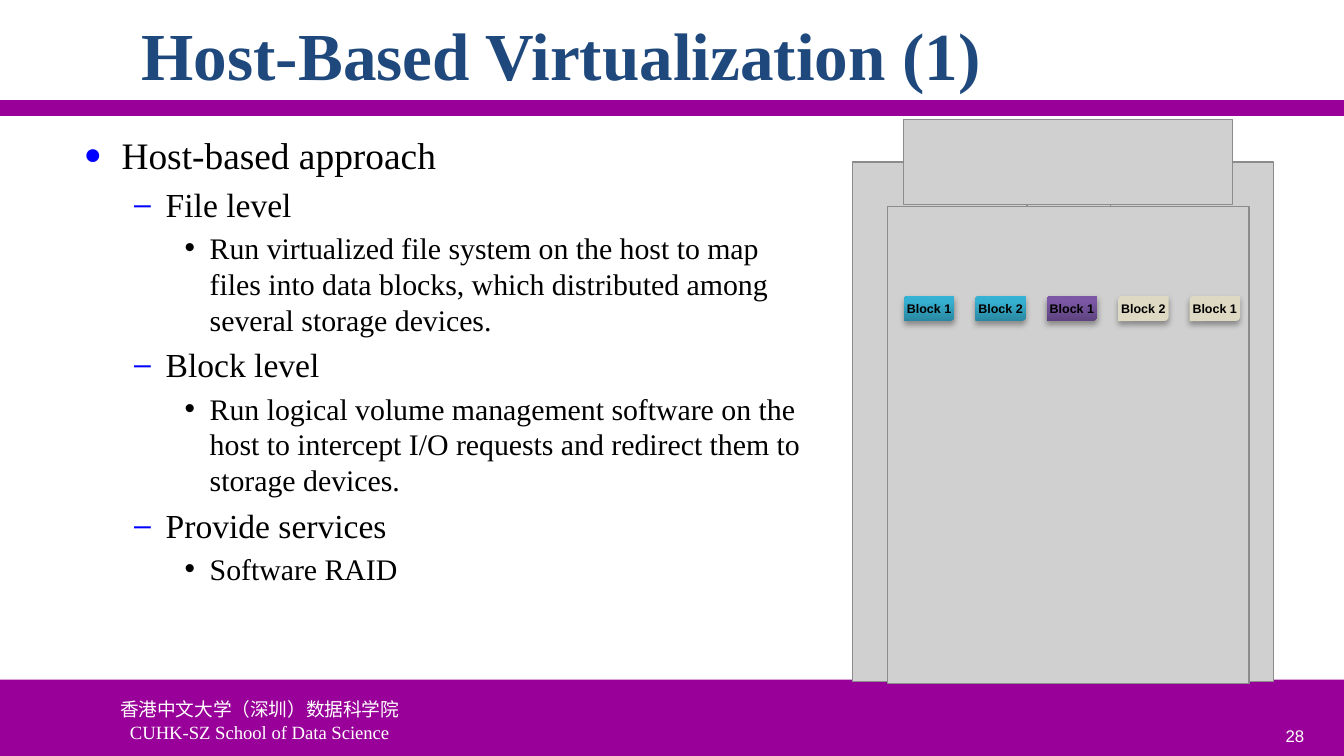
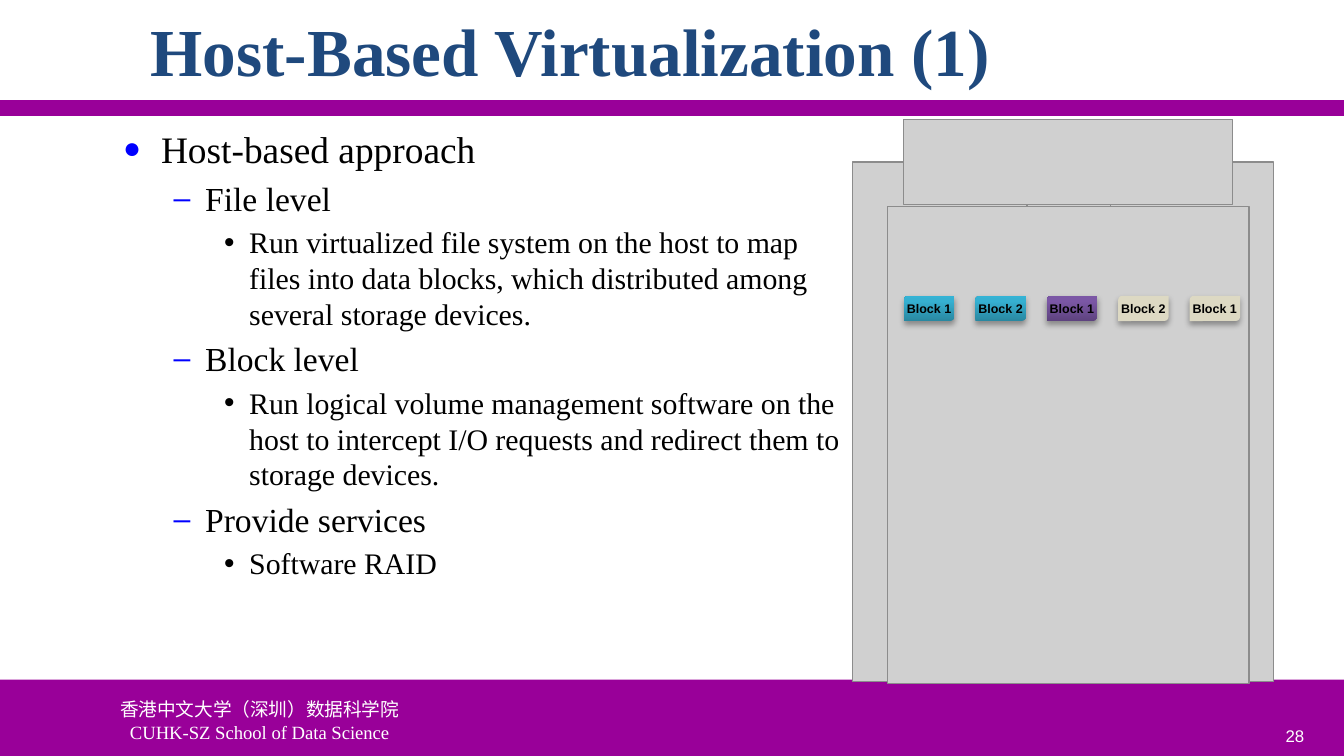
Before and after one commit to ychung1103/ychung1103.github.io, a slide deck: slide 28 of Slides/CSC6103/VT-05 Storage Virtualization.pptx. Drawn at 1344x756 pixels with LibreOffice and Linux fonts; fonts in the diff are those of the drawing; grey boxes stand for pictures; background and template pictures are left out. Boxes give left, top, right and bottom in pixels: in the first picture for what was removed or moved away, otherwise in the second. Text is boxed around its words. In the diff, an @@ line names an element or a change of style, - is before the commit and + after.

```diff
--- a/Slides/CSC6103/VT-05 Storage Virtualization.pptx
+++ b/Slides/CSC6103/VT-05 Storage Virtualization.pptx
@@ title "Host-Based Virtualization (1)": place and size @@
-title "Host-Based Virtualization (1)" at bbox=[142, 33, 981, 93]
+title "Host-Based Virtualization (1)" at bbox=[151, 29, 990, 89]
@@ text "Host-based approach": place and size @@
-text "Host-based approach" at bbox=[122, 143, 800, 581]
+text "Host-based approach" at bbox=[161, 137, 839, 575]
```
Also in this commit, not shown: 97 other slides changed, 1 other file.
